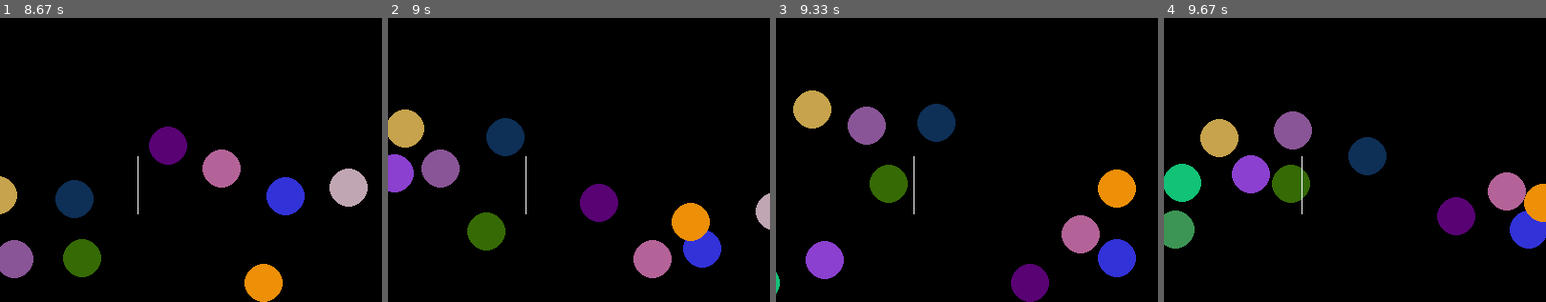
Above: before the commit, frames 1-4 (left to right).
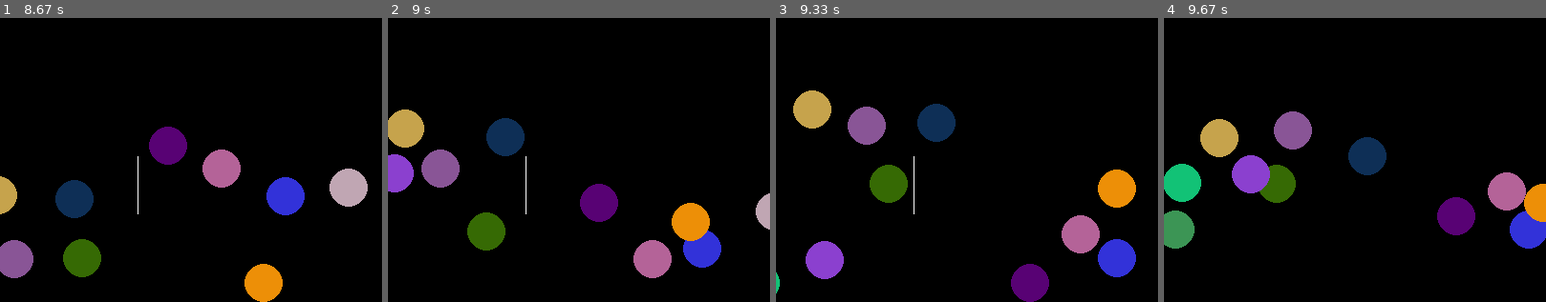
Above: after the commit, the same moments.

Repository: python-practice-b02-006/Biglov
Game: pygame game, started from lab_5/pygame_gun.py
Two runs of this game, one before a commit and one after it. Both use one fixed random seed, a clock stepped at 60 frames per second and the inputs below.
Inputs (mouse positions are % of the whole screen's width and height, from its top left):
- Up to frame 1 (8.67 s): click (50, 50) at 0.42 s; hold Up 0.67-1.13 s; click (82, 47) at 0.8 s; hold Down 1.17-1.47 s; click (26, 51) at 1.3 s; hold Up 1.5-1.87 s; click (19, 35) at 1.63 s; hold Down 1.9-2.27 s; move the mouse to (65, 15) at 1.93 s; click (65, 15) at 2.03 s; hold Up 2.3-2.6 s; click (62, 58) at 2.43 s; hold Down 2.63-2.93 s; click (52, 16) at 2.77 s; hold Up 2.97-3.33 s; click (14, 47) at 3.1 s; hold Down 3.37-3.73 s; click (51, 60) at 3.5 s; hold Up 3.77-4.07 s; click (47, 33) at 3.9 s; hold Down 4.1-4.4 s; click (76, 65) at 4.23 s; hold Up 4.43-4.8 s; click (34, 17) at 4.57 s; hold Down 4.83-5.2 s; click (76, 41) at 4.97 s; hold Up 5.23-5.53 s; move the mouse to (12, 27) at 5.27 s; click (12, 27) at 5.37 s; hold Down 5.57-5.87 s; move the mouse to (86, 42) at 5.6 s; click (86, 42) at 5.7 s; hold Up 5.9-6.27 s; move the mouse to (71, 32) at 5.93 s; click (71, 32) at 6.03 s; hold Down 6.3-6.67 s; click (85, 69) at 6.43 s; hold Up 6.7-7 s; click (20, 16) at 6.83 s; hold Down 7.03-7.33 s; click (54, 46) at 7.17 s; hold Up 7.37-7.73 s; click (22, 61) at 7.5 s; hold Down 7.77-8.13 s; click (28, 32) at 7.9 s; hold Up 8.17-8.47 s; click (35, 79) at 8.3 s; hold Down from 8.5 s (still down); click (77, 60) at 8.63 s
- Up to frame 2 (9 s): release Down at 8.8 s; hold Up from 8.83 s (still down); click (28, 31) at 8.97 s
- Up to frame 3 (9.33 s): release Up at 9.2 s; hold Down from 9.23 s (still down); move the mouse to (34, 17) at 9.27 s
- Up to frame 4 (9.67 s): click (34, 17) at 9.37 s; release Down at 9.6 s; hold Up from 9.63 s (still down)
The pictures show only the part of the screen within x 20-70%, y 50-100%; the shares and areas given below are measured in that part.

Frames 1-3 are identical in both runs. In frame 4, 0.8% of the frame differs, in the area x 25-39%, y 48-70%.

Commit message:
added collision of balls  with obstacles

Diff:
--- a/lab_5/pygame_gun.py
+++ b/lab_5/pygame_gun.py
@@ -139,13 +139,25 @@
         pg.draw.circle(screen, self.color, self.coord, self.rad)
 
 class Obstacle:
-    def __init__(self, coord, len=30):
-        self.beg = coord[0], coord[1] - len//2
-        self.end = coord[0], coord[1] + len//2
-        self.len = len
+    def __init__(self, coord, height=30):
+        self.coord = coord
+        self.beg = coord[0], coord[1] - height//2
+        self.end = coord[0], coord[1] + height//2
+        self.height = height
+
+        self.is_alive = True
 
     def draw(self, screen):
         pg.draw.line(screen, WHITE, self.beg, self.end)
+
+    def check_collision(self, ball):
+        dx = self.coord[0] - ball.coord[0]
+        dy = self.coord[1] - ball.coord[1]
+        if np.abs(dx) < ball.rad and np.abs(dy) < self.height//2:
+            ball.coord[0] += np.sign(ball.vel[0])*(dx - ball.rad)
+            ball.vel[0] *= -1
+
+            self.is_alive = False
 
 
 
@@ -207,6 +219,8 @@
     def move(self):
         for ball in self.balls:
             ball.move()
+            for obs in self.obstacles:
+                obs.check_collision(ball)
         self.gun.move()
 
     def hits(self):
@@ -222,6 +236,7 @@
     def check_alive(self):
         self.balls = [b for b in self.balls if b.is_alive]
         self.targets = [t for t in self.targets if t.is_alive]
+        self.obstacles = [o for o in self.obstacles if o.is_alive]
         return len(self.targets) == 0
 
     def handle_events(self, events):
